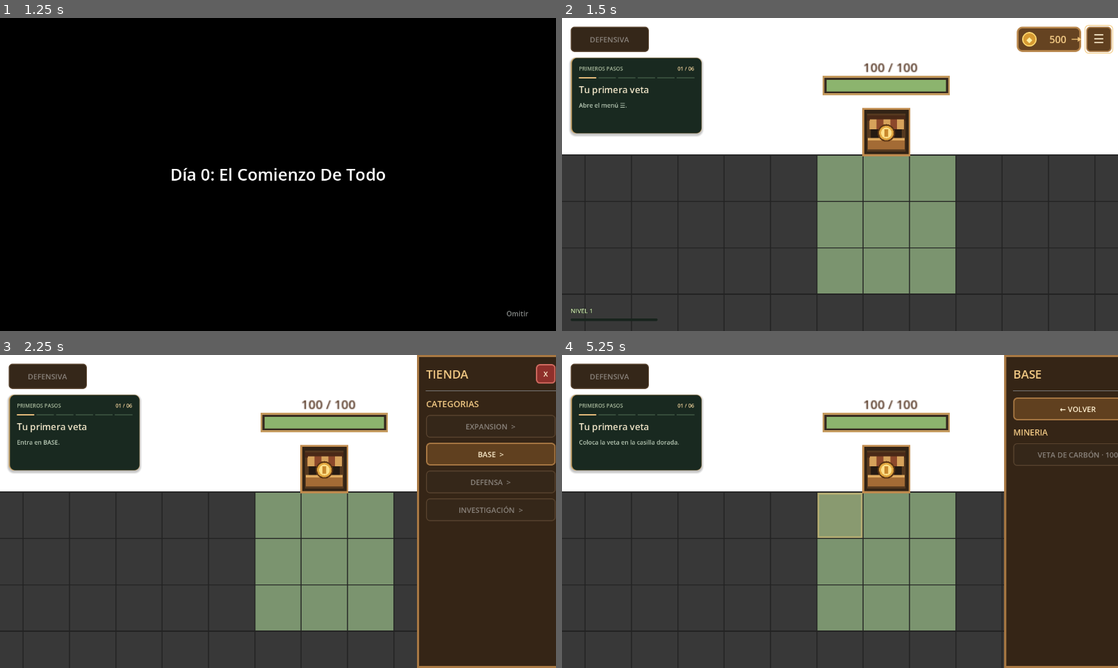
Above: before the commit, frames 1-4 (two rows, left to right).
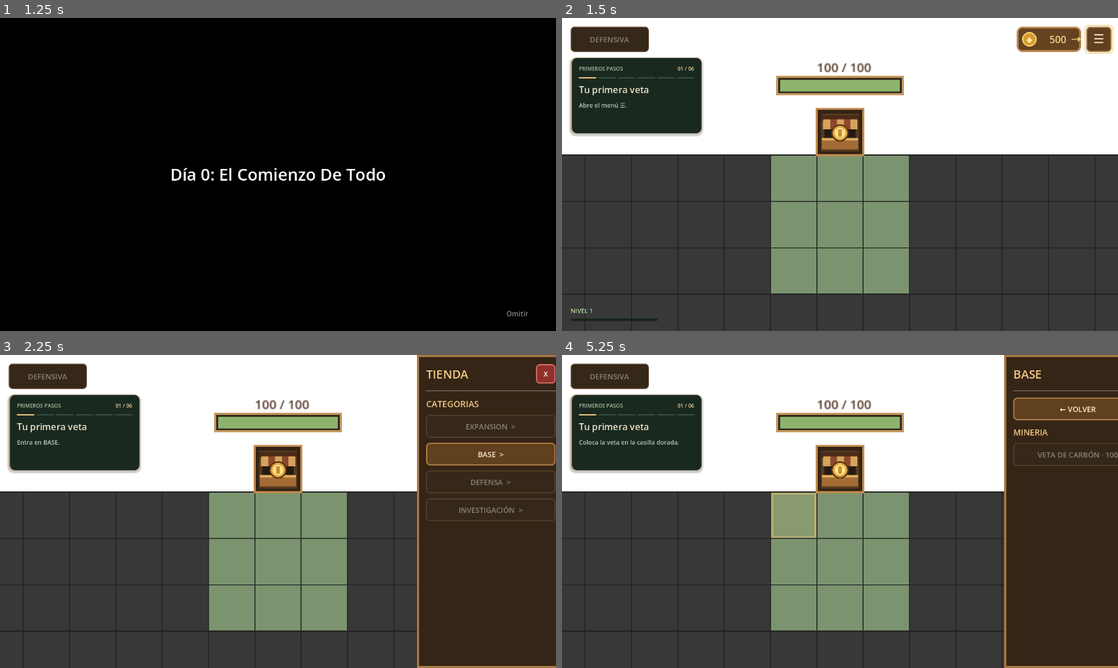
Above: after the commit, the same moments.

Repository: Therix13/MinerZombier
Game: Godot game, scene res://main.tscn
Two runs of this game, one before a commit and one after it. Both use one fixed random seed, a clock stepped at 60 frames per second and the inputs below.
Inputs (mouse positions are in pixels of both pictures, inside the frame that each line leads up to):
- Up to frame 1 (1.25 s): tap Enter at 0.5 s; move the mouse to (400, 158) at 0.52 s; tap Backspace at 0.6 s; click (400, 158) at 0.67 s
- Up to frame 2 (1.5 s): click "Omitir" at 1.25 s
- Up to frame 3 (2.25 s): click "☰" at 2 s
- Up to frame 4 (5.25 s): click "BASE >" at 2.75 s; click "← VOLVER" at 3.5 s; click "BASE >" at 4.25 s; click "VETA DE CARBÓN · 100" at 5 s

Frame 1 is identical in both runs. In frame 2, 11% of the frame differs, in the area x 37-71%, y 14-88%; in frame 3, 11%; in frame 4, 11%.

Commit message:
Center tutorial framing on the mine entrance and keep defenses clear of the HUD

Diff:
--- a/Scripts/tutorial_guide.gd
+++ b/Scripts/tutorial_guide.gd
@@ -53,9 +53,12 @@
 	controller.dragging = false
 	var camera: Camera2D = game.get("camera")
 	var view_size: Vector2 = get_viewport().get_visible_rect().size
-	var zoom: float = clampf(view_size.x / (12.0 * cycle.grid.TILE_SIZE), controller.min_zoom, controller.max_zoom)
+	# Leave room around the centered defense platforms for the tutorial card.
+	var columns: float = 16.0 if cycle.tutorial_step >= 3 else 12.0
+	var zoom: float = clampf(view_size.x / (columns * cycle.grid.TILE_SIZE), controller.min_zoom, controller.max_zoom)
 	camera.zoom = Vector2.ONE * zoom
-	camera.position = Vector2(14.5 * cycle.grid.TILE_SIZE, 162.0 if cycle.tutorial_step >= 3 else cycle.grid.GRID_OFFSET_Y + 20.0)
+	var center_x: float = cycle.grid.get_cell_rect(cycle.grid.sale_cell).get_center().x
+	camera.position = Vector2(center_x, 162.0 if cycle.tutorial_step >= 3 else cycle.grid.GRID_OFFSET_Y + 20.0)
 	controller.clamp_position()
 	camera.force_update_scroll()
 	game.get("shop").set_view_mode(false)
--- /dev/null
+++ b/tests/tutorial_centering.gd
@@ -0,0 +1,43 @@
+extends "res://tests/interactions.gd"
+
+func run_checks() -> void:
+	root.show()
+	var args := OS.get_cmdline_user_args()
+	game = load("res://main.tscn").instantiate()
+	if "--legacy" in args: game.set_script(load(OS.get_environment("GODOT_LEGACY_MAIN")))
+	root.add_child(game)
+	current_scene = game
+	await settle()
+	game.set_process(false)
+	var display: CanvasLayer
+	for child in game.get_children():
+		if child.has_method("toggle_pause_menu"): display = child
+	var guide: Node2D = game.get_node("TutorialGuide")
+	for resolution: Vector2i in [Vector2i(1280, 720), Vector2i(1920, 1080), Vector2i(2560, 1440)]:
+		display.resolution = resolution
+		display.window_mode = 0
+		display.apply_display(false)
+		await settle()
+		for step in range(7):
+			game.cycle.tutorial_step = step
+			guide.focus_objective()
+			await settle()
+			var entrance: Vector2 = game.get_global_transform_with_canvas() * game.grid.get_cell_rect(game.grid.sale_cell).get_center()
+			check(absf(entrance.x - root.get_visible_rect().size.x * 0.5) < 1, "Tutorial step %d centers the entrance at %s" % [step, resolution])
+			if step >= 3:
+				var platform: Rect2 = game.get_global_transform_with_canvas() * game.grid.get_cell_rect(game.grid.defense_cell("left"))
+				var card: Control = game.shop.get_node("CyclePanel")
+				var card_rect: Rect2 = card.get_global_transform_with_canvas() * Rect2(Vector2.ZERO, card.size)
+				check(not platform.intersects(card_rect), "The tutorial card leaves the left defense platform clickable at %s" % resolution)
+		if DisplayServer.get_name() != "headless" and "--capture" in args and resolution == Vector2i(1920, 1080):
+			game.cycle.tutorial_step = 1
+			game.mining.place_vein(game.cycle.TUTORIAL_COAL_CELL, 1)
+			guide.focus_objective()
+			game.shop.update_cycle()
+			game.redraw_world()
+			await settle()
+			root.get_texture().get_image().save_png("/workspace/.onboarding/display-test/tutorial-centered.png")
+	game.free()
+	await settle()
+	print("RESULT: ", passed, " passed; ", failed, " failed; tutorial centering")
+	quit(1 if failed else 0)
